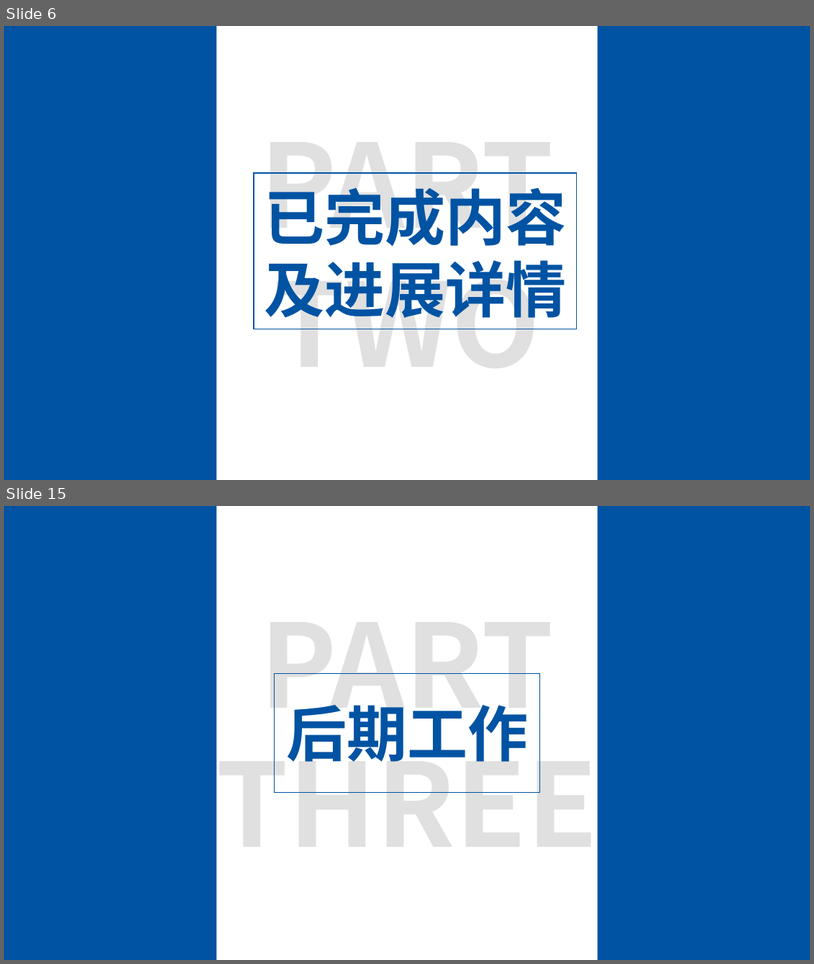
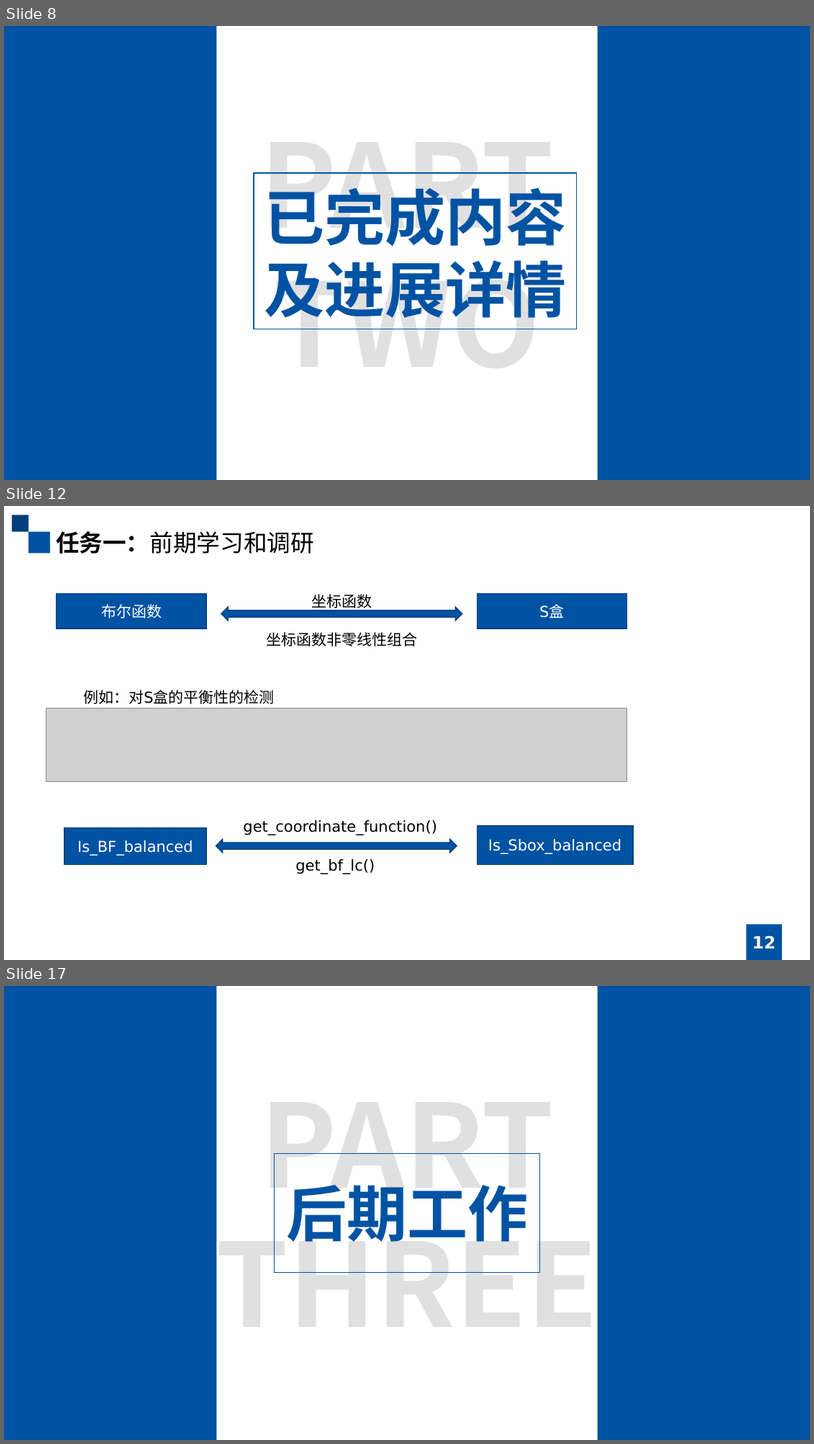
Before and after one commit to GRHun/SBoxDetection, a slide deck: doc/中期答辩.pptx. Shown one above the other, each under a label of ours: slides 6 and 15 before the commit, slides 8, 12 and 17 after it; the slides between them are not shown. The pictures are 814x964 and 814x1444 pixels, drawn with LibreOffice and Linux fonts; fonts in the diff are those of the drawing; grey boxes stand for pictures. Boxes give left, top, right and bottom in pixels: in the first picture for what was removed or moved away, otherwise in the second. Text is boxed around its words. In the diff, an @@ line names an element or a change of style, - is before the commit and + after.

```diff
--- a/doc/中期答辩.pptx
+++ b/doc/中期答辩.pptx
@@ slide 12 added at [4,506,810,960], background #FFFFFF @@
@@ rectangle added at [12,515,28,532], fill #003E7A @@
@@ rectangle added at [28,531,50,553], fill #0053A3 @@
@@ text added at [56,531,314,554], 28 pt, text #000000 @@
+任务一：前期学习和调研
@@ rectangle added at [57,594,206,629], fill #0053A3, outline #003D79 1 pt, 18 pt, text #FFFFFF @@
+布尔函数
@@ left right arrow added at [221,607,463,621], fill #0053A3, outline #003D79 1 pt @@
@@ text added at [311,594,372,610], 18 pt, text #000000 @@
+坐标函数
@@ rectangle added at [477,594,627,629], fill #0053A3, outline #003D79 1 pt, 18 pt, text #FFFFFF @@
+S盒
@@ text added at [266,632,417,646], 18 pt, text #000000 @@
+坐标函数非零线性组合
@@ text added at [83,690,274,704], 18 pt, text #000000 @@
+例如：对S盒的平衡性的检测
@@ picture added at [46,708,627,781] @@
@@ rectangle added at [64,827,206,864], fill #0053A3, outline #003D79 1 pt, 18 pt, text #FFFFFF @@
+Is_BF_balanced
@@ text added at [243,820,437,835], 18 pt, text #000000 @@
+get_coordinate_function()
@@ rectangle added at [477,826,633,864], fill #0053A3, outline #003D79 1 pt, 18 pt, text #FFFFFF @@
+Is_Sbox_balanced
@@ left right arrow added at [216,839,457,852], fill #0053A3, outline #003D79 1 pt @@
@@ text added at [296,859,375,874], 18 pt, text #000000 @@
+get_bf_lc()
@@ rectangle added at [747,924,782,960], fill #0053A3 @@
@@ page number added at [753,935,776,948], 20 pt, text #FFFFFF, bold @@
+12
@@ what was slide 6 is now slide 8 @@
@@ what was slide 15 is now slide 17 @@
```
Also in this commit, not shown: 8 slides changed, 4 other slides added, 3 slides removed, 7 other files.
